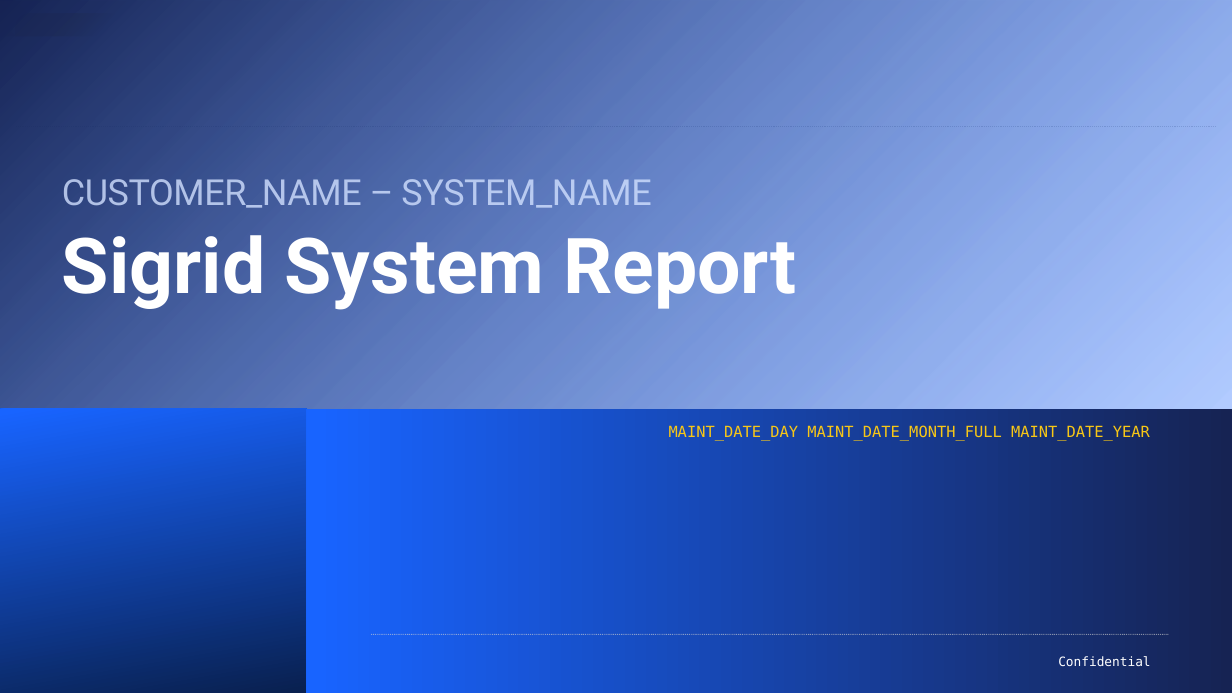
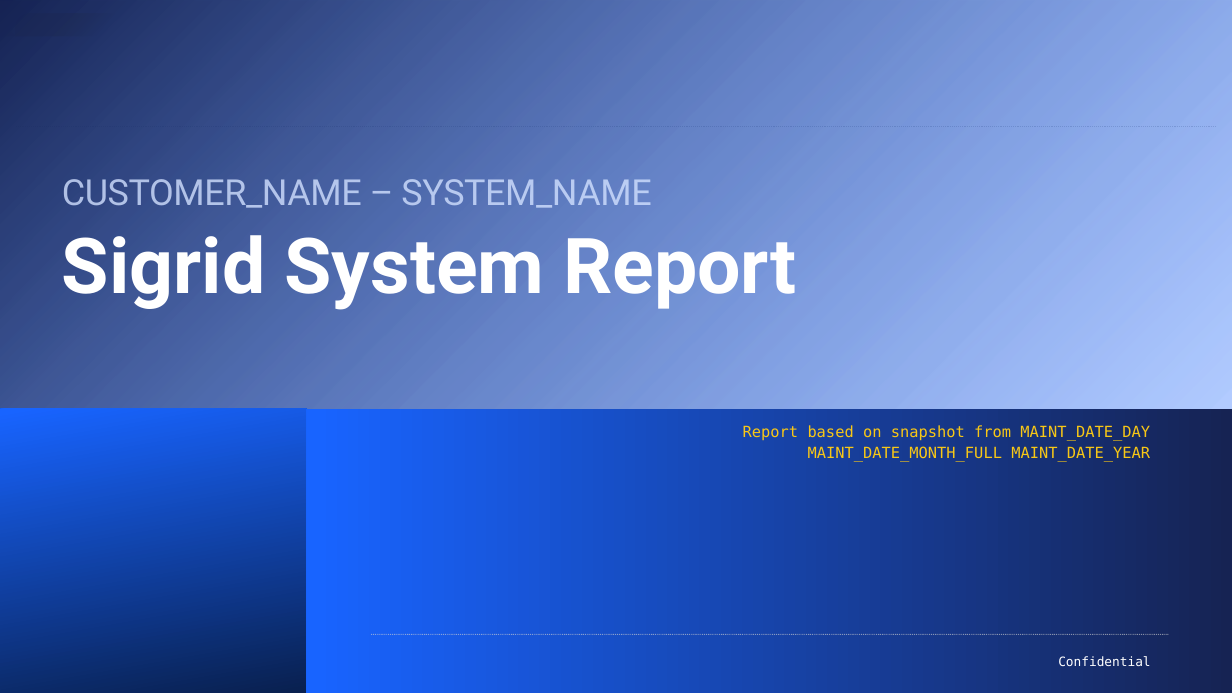
Before and after one commit to mardibiase/sigrid-integrations, a slide deck: slide 1 of report-generator/src/report_generator/presets/templates/system-summary.pptx. Drawn at 1232x693 pixels with LibreOffice and Linux fonts; fonts in the diff are those of the drawing; background and template pictures are left out. Boxes give left, top, right and bottom in pixels: in the first picture for what was removed or moved away, otherwise in the second. Text is boxed around its words. In the diff, an @@ line names an element or a change of style, - is before the commit and + after.

```diff
--- a/report-generator/src/report_generator/presets/templates/system-summary.pptx
+++ b/report-generator/src/report_generator/presets/templates/system-summary.pptx
@@ text at (x1=743, y1=425, x2=1150, y2=462): text changed @@
-MAINT_DATE_DAY MAINT_DATE_MONTH_FULL MAINT_DATE_YEAR
+Report based on snapshot from MAINT_DATE_DAY MAINT_DATE_MONTH_FULL MAINT_DATE_YEAR
```
Also in this commit, not shown: 4 other slides changed, 1 other file.
